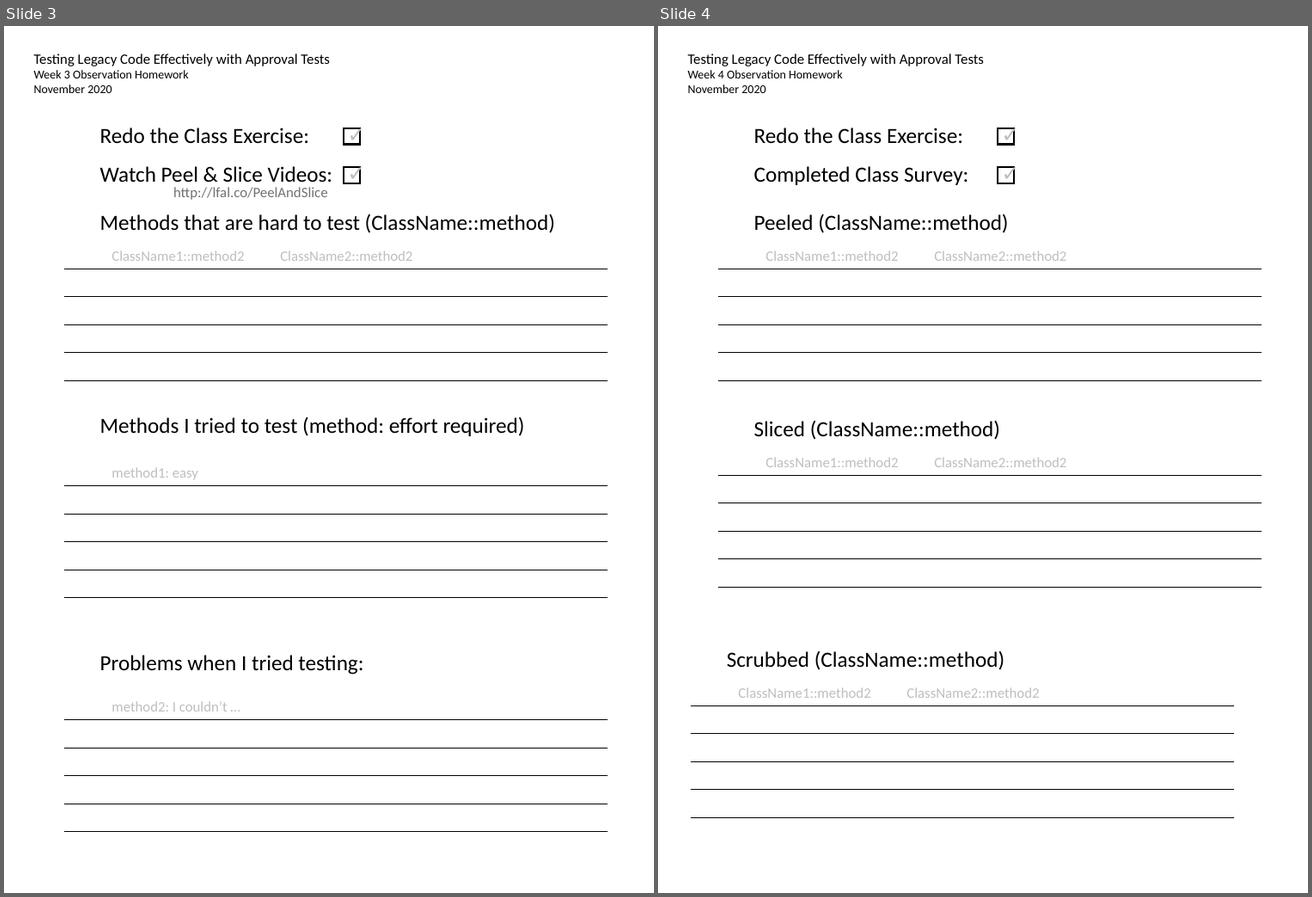
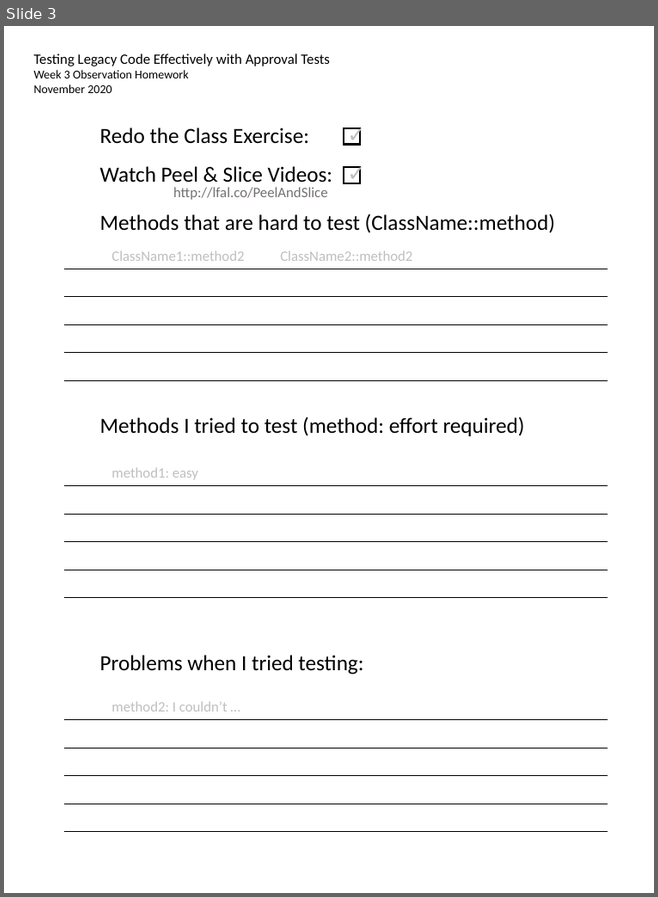
Before and after one commit to LearnWithLlew/TestingLegacyCodeCourse.slides, a slide deck: Homework Printouts.pptx. Shown side by side, each under a label of ours: slides 3 and 4 before the commit, slide 3 after it. The pictures are 1312x897 and 658x897 pixels, drawn with LibreOffice and Linux fonts; fonts in the diff are those of the drawing. Boxes give left, top, right and bottom in pixels: in the first picture for what was removed or moved away, otherwise in the second. Text is boxed around its words. In the diff, an @@ line names an element or a change of style, - is before the commit and + after.

Commit message:
Update week 4 homework

```diff
--- a/Homework Printouts.pptx
+++ b/Homework Printouts.pptx
@@ slide 4 removed at (658,26,1308,893), background #FFFFFF @@
@@ text removed at (688,54,984,93) @@
-Testing Legacy Code Effectively with Approval Tests
-Week 4 Observation Homework
-November 2020
@@ text removed at (754,127,963,144) @@
-Redo the Class Exercise:
@@ text removed at (993,116,1040,151) @@
-✓
@@ rectangle removed at (998,128,1014,145) @@
@@ text removed at (754,166,968,185) @@
-Completed Class Survey:
@@ text removed at (993,155,1040,190) @@
-✓
@@ rectangle removed at (998,167,1014,183) @@
@@ text removed at (754,213,1008,233) @@
-Peeled (ClassName::method)
@@ group removed at (718,250,1262,380): 5 lines, 1 text @@
-ClassName1::method2 ClassName2::method2
@@ text removed at (754,420,1000,440) @@
-Sliced (ClassName::method)
@@ group removed at (718,457,1262,587): 5 lines, 1 text @@
-ClassName1::method2 ClassName2::method2
@@ text removed at (727,651,1005,670) @@
-Scrubbed (ClassName::method)
@@ group removed at (691,687,1234,817): 5 lines, 1 text @@
-ClassName1::method2 ClassName2::method2
```
Also in this commit, not shown: 1 slide added.
